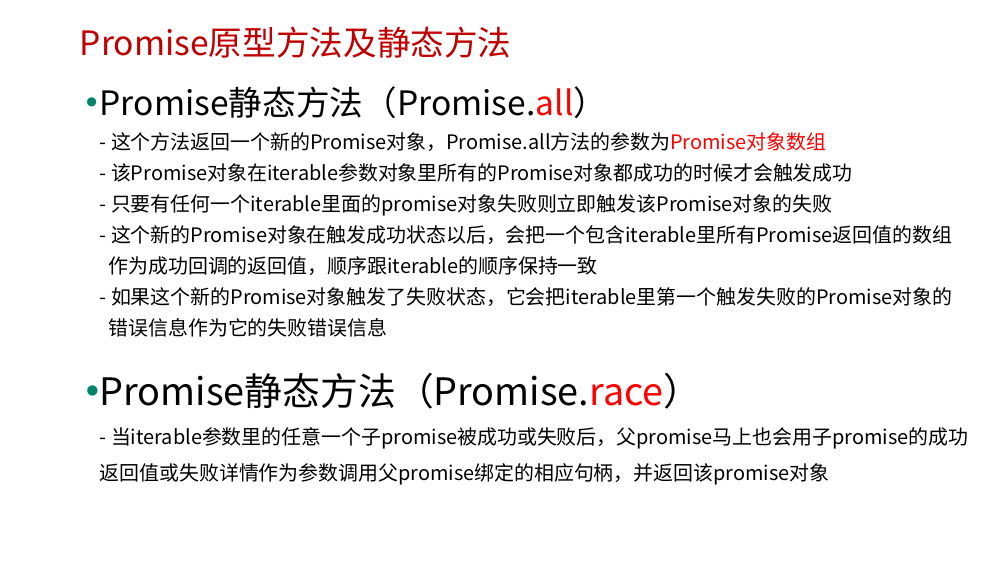
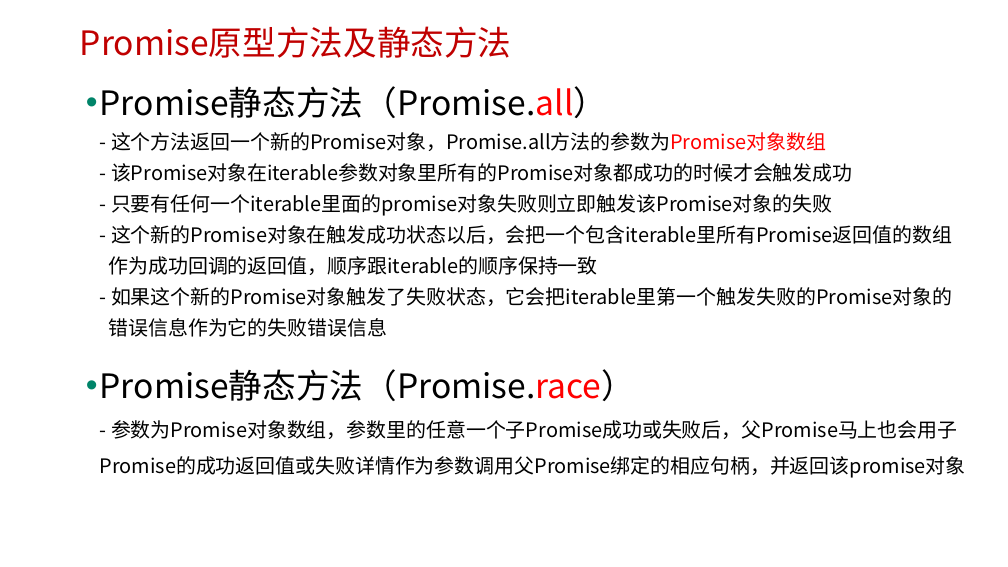
Before and after one commit to edu2act/course-javascript-advanced, a slide deck: slide 12 of 课程PPT/33.ES6中Promise对象与异步编程.pptx. Drawn at 1008x567 pixels with LibreOffice and Linux fonts; fonts in the diff are those of the drawing; background and template pictures are left out. Boxes give left, top, right and bottom in pixels: in the first picture for what was removed or moved away, otherwise in the second. Text is boxed around its words. In the diff, an @@ line names an element or a change of style, - is before the commit and + after.

```diff
--- a/课程PPT/33.ES6中Promise对象与异步编程.pptx
+++ b/课程PPT/33.ES6中Promise对象与异步编程.pptx
@@ text at (100,369,966,478): text changed @@
-• Promise静态方法（Promise.race）
-  - 当iterable参数里的任意一个子promise被成功或失败后，父promise马上也会用子promise的成功返回值或失败详情作为参数调用父promise绑定的相应句柄，并返回该promise对象
+• Promise静态方法（Promise.race）
+  - 参数为Promise对象数组，参数里的任意一个子Promise成功或失败后，父Promise马上也会用子Promise的成功返回值或失败详情作为参数调用父Promise绑定的相应句柄，并返回该promise对象
```
Also in this commit, not shown: 5 other slides changed, 7 other files.
